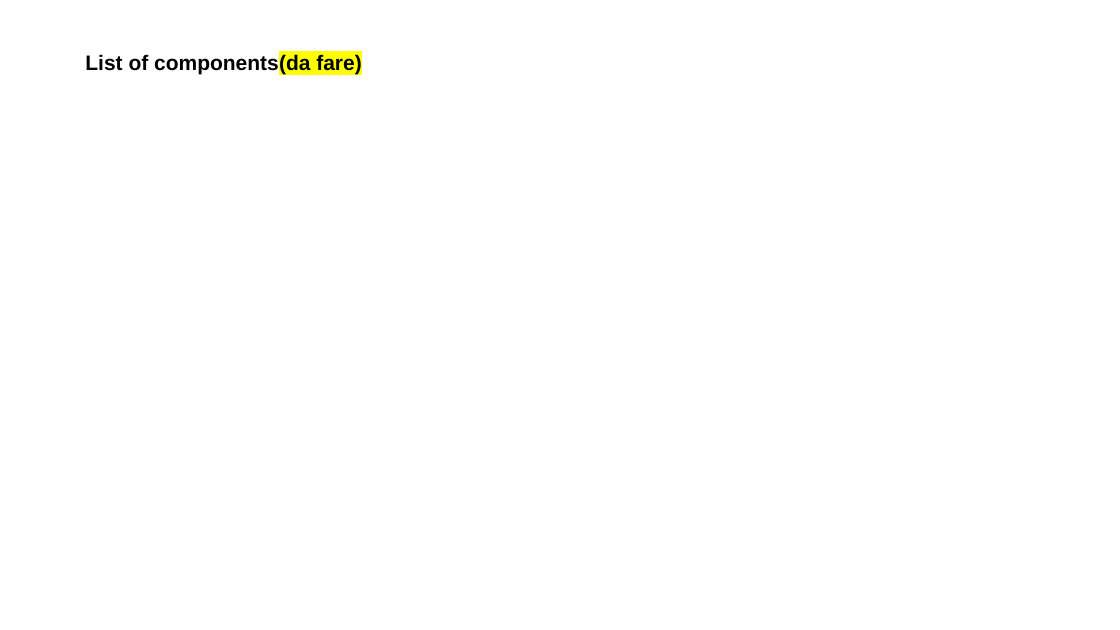
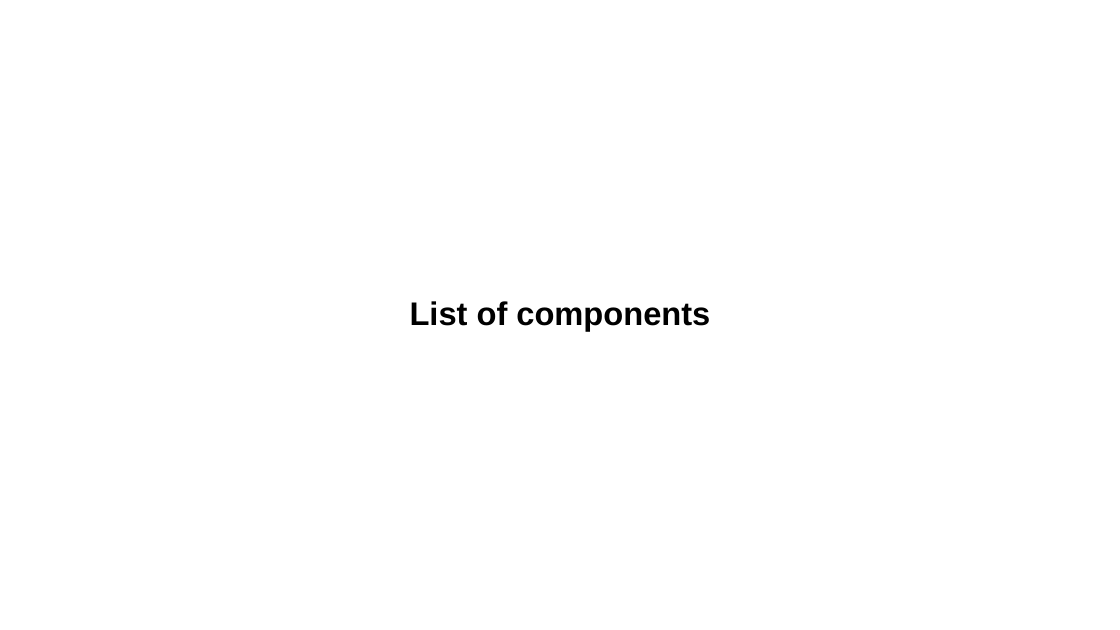
Before and after one commit to priscia99/databases-2-project, a slide deck: slide 52 of Deliverables/Report/Report.pptx (slide 30 before the commit). Drawn at 1120x630 pixels with LibreOffice and Linux fonts; fonts in the diff are those of the drawing. Boxes give left, top, right and bottom in pixels: in the first picture for what was removed or moved away, otherwise in the second. Text is boxed around its words. In the diff, an @@ line names an element or a change of style, - is before the commit and + after.

```diff
--- a/Deliverables/Report/Report.pptx
+++ b/Deliverables/Report/Report.pptx
@@ title at box(410, 301, 710, 331): text changed; size 18 to 28 pt @@
-List of components(da fare)
+List of components
```
Also in this commit, not shown: 25 other slides changed, 33 slides added, 5 slides removed, 5 other files.
